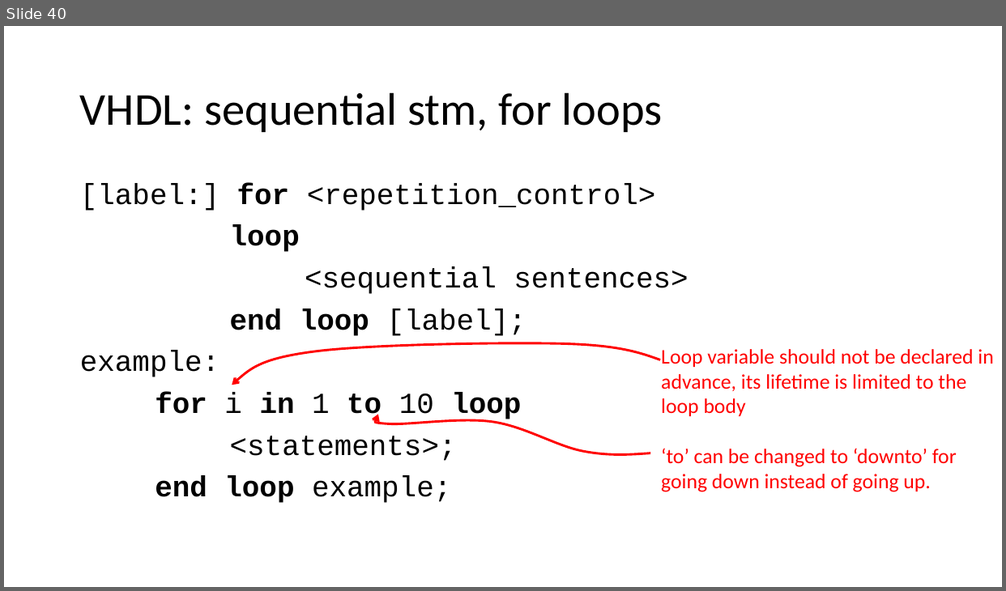
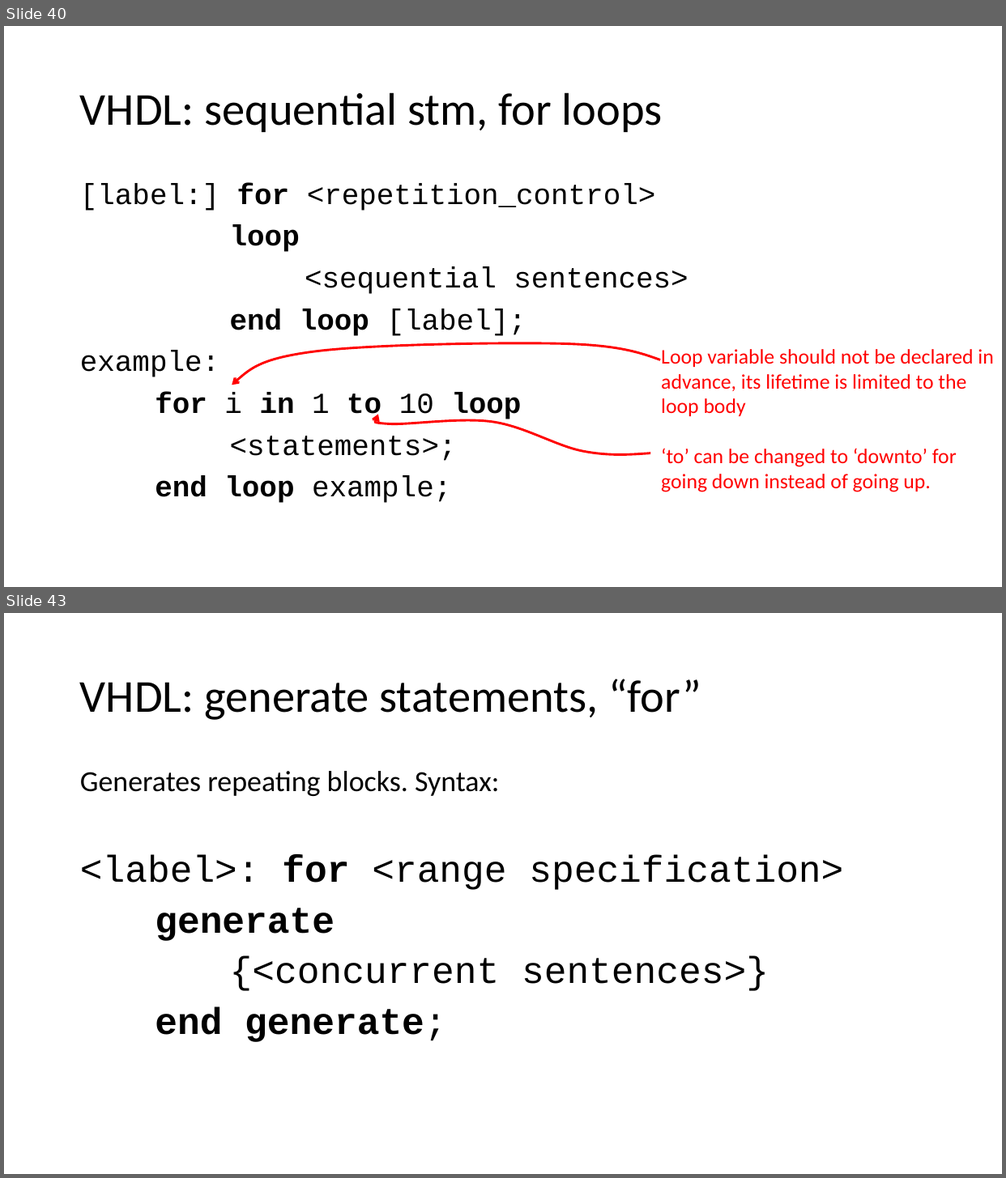
Before and after one commit to quarck/vhdl_intro, a slide deck: part2.pptx. Shown one above the other, each under a label of ours: slide 40 before the commit, slides 40 and 43 after it; the slides between them are not shown. The pictures are 1006x591 and 1006x1178 pixels, drawn with LibreOffice and Linux fonts; fonts in the diff are those of the drawing. Boxes give left, top, right and bottom in pixels: in the first picture for what was removed or moved away, otherwise in the second. Text is boxed around its words. In the diff, an @@ line names an element or a change of style, - is before the commit and + after.

```diff
--- a/part2.pptx
+++ b/part2.pptx
@@ slide 43 added at (x1=4, y1=613, x2=1002, y2=1174), background #FFFFFF @@
@@ title added at (x1=80, y1=679, x2=701, y2=720), 44 pt, text #000000 @@
+VHDL: generate statements, “for”
@@ text added at (x1=80, y1=771, x2=843, y2=1042), 36 pt, text #000000 @@
+Generates repeating blocks. Syntax:
+<label>: for <range specification>
+generate
+{<concurrent sentences>}
+end generate;
```
Also in this commit, not shown: 1 slide changed, 14 other slides added.
